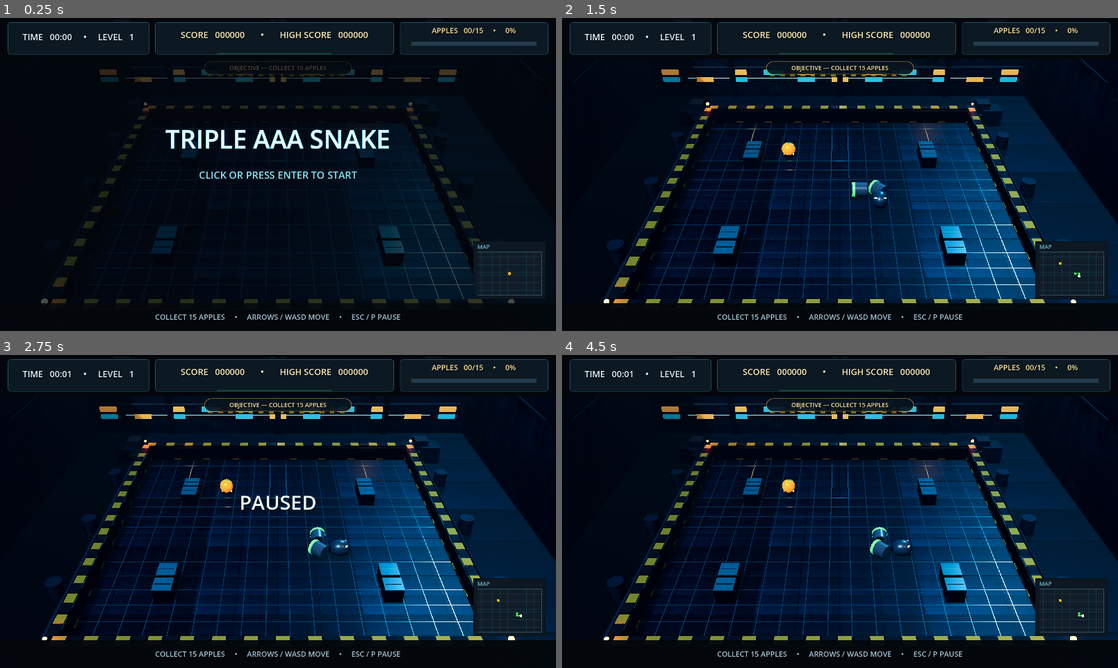
Above: before the commit, frames 1-4 (two rows, left to right).
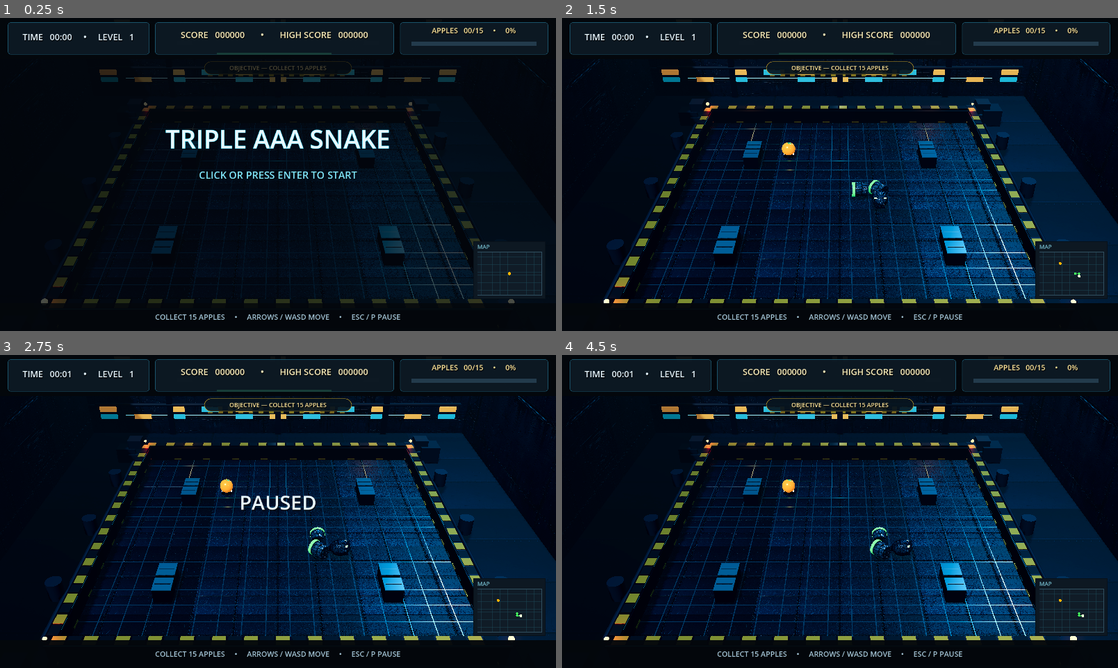
Above: after the commit, the same moments.

Repository: ADD-Attack/Cadre
Game: Godot game, scene res://main.tscn
Two runs of this game, one before a commit and one after it. Both use one fixed random seed, a clock stepped at 60 frames per second and the inputs below.
Inputs (mouse positions are in pixels of both pictures, inside the frame that each line leads up to):
- Up to frame 1 (0.25 s): no input
- Up to frame 2 (1.5 s): tap Enter at 0.5, 0.6 s; move the mouse to (962, 158) at 0.52 s; hold Right 0.53-1.28 s; click (962, 158) at 0.67 s; move the mouse to (728, 190) at 1.27 s; hold Down from 1.28 s (still down); tap Keypad Enter at 1.35 s
- Up to frame 3 (2.75 s): move the mouse to (333, 442) at 2.02 s; release Down at 2.03 s; hold Right from 2.03 s (still down); tap P at 2.1 s
- Up to frame 4 (4.5 s): tap Space at 2.75, 4.25 s; move the mouse to (812, 574) at 2.77 s; release Right at 2.78 s; hold Up 2.78-3.53 s; tap Enter at 2.85, 3.5 s; click (812, 574) at 2.92 s; move the mouse to (1006, 558) at 3.52 s; hold Left from 3.53 s (still down); tap Keypad Enter at 3.6 s; move the mouse to (673, 464) at 4.27 s; tap P at 4.35 s

The runs differ from the first frame. In frame 1, 0.2% of the frame differs, in the area x 24-98%, y 14-90%; in frame 2, 3.8%; in frame 3, 3.9%; in frame 4, 3.9%, in the area x 0-100%, y 13-90%.

Commit message:
Apply producer-verified Wave G polish

Diff:
--- a/snake-aaa/main.gd
+++ b/snake-aaa/main.gd
@@ -198,6 +198,9 @@
 	var floor_material := _material(Color("#546C88"), 0.3, 0.44)
 	floor_material.albedo_texture = floor_texture
 	floor_material.uv1_scale = Vector3(7.0, 7.0, 1.0)
+	floor_material.normal_enabled = true
+	floor_material.normal_texture = load("res://assets/tex-floor-n.png")
+	floor_material.normal_scale = 1.0
 	var floor_mesh := BoxMesh.new()
 	floor_mesh.size = Vector3(GRID_SIZE * TILE, 0.25, GRID_SIZE * TILE)
 	_add_mesh(arena_root, floor_mesh, Vector3(0, -0.2, 0), floor_material)
@@ -267,6 +270,9 @@
 	var room_material := _material(Color("#7e8fa0"), 0.3, 0.6)
 	room_material.albedo_texture = wall_texture
 	room_material.uv1_scale = Vector3(6.0, 2.0, 1.0)
+	room_material.normal_enabled = true
+	room_material.normal_texture = load("res://assets/tex-wall-n.png")
+	room_material.normal_scale = 1.0
 	var room_height := 14.0
 	var wall_center_y := 6.18
 	var back_wall := _box(Vector3(45.0, room_height, 0.55))
@@ -739,7 +745,12 @@
 			var head_mesh := SphereMesh.new()
 			head_mesh.radius = 0.48
 			head_mesh.height = 0.96
-			var head_material := _material(Color("#5a6e82"), 0.6, 0.34)
+			var head_material := _material(Color("#b9ccdd"), 0.6, 0.34)
+			head_material.albedo_texture = load("res://assets/tex-snake.png")
+			head_material.normal_enabled = true
+			head_material.normal_texture = load("res://assets/tex-snake-n.png")
+			head_material.normal_scale = 1.4
+			head_material.uv1_scale = Vector3(1.5, 0.75, 1.0)
 			var head := _add_mesh(snake_root, head_mesh, at + Vector3(0, 0.54, 0), head_material)
 			var head_axis := Vector3(direction.x, 0, direction.y).normalized()
 			if head_axis.length_squared() > 0.5:
@@ -767,7 +778,12 @@
 			cylinder.bottom_radius = 0.44
 			cylinder.height = 0.93
 			cylinder.radial_segments = 16
-			var body_material := _material(Color("#74879c"), 0.6, 0.3)
+			var body_material := _material(Color("#c7d5e2"), 0.6, 0.3)
+			body_material.albedo_texture = load("res://assets/tex-snake.png")
+			body_material.normal_enabled = true
+			body_material.normal_texture = load("res://assets/tex-snake-n.png")
+			body_material.normal_scale = 1.4
+			body_material.uv1_scale = Vector3(1.0, 0.35, 1.0)
 			body_material.emission_enabled = true
 			body_material.emission = Color("#22384c")
 			body_material.emission_energy_multiplier = 0.25
Binary file added: snake-aaa/assets/tex-floor-n.png
Not shown, added: snake-aaa/assets/tex-floor-n.png.import
Binary file added: snake-aaa/assets/tex-snake-n.png
Not shown, added: snake-aaa/assets/tex-snake-n.png.import
Binary file added: snake-aaa/assets/tex-snake.png
Not shown, added: snake-aaa/assets/tex-snake.png.import
Binary file added: snake-aaa/assets/tex-wall-n.png
Not shown, added: snake-aaa/assets/tex-wall-n.png.import
Not shown, added: snake-aaa/build/web/index.png.import
Not shown, changed: snake-aaa/build/web/index.html
Not shown, changed: snake-aaa/build/web/index.pck
